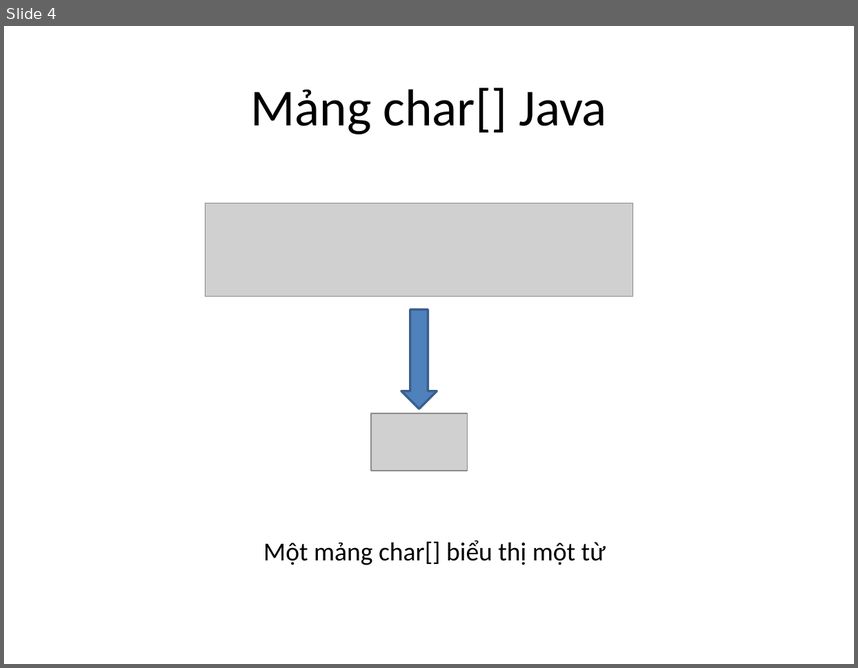
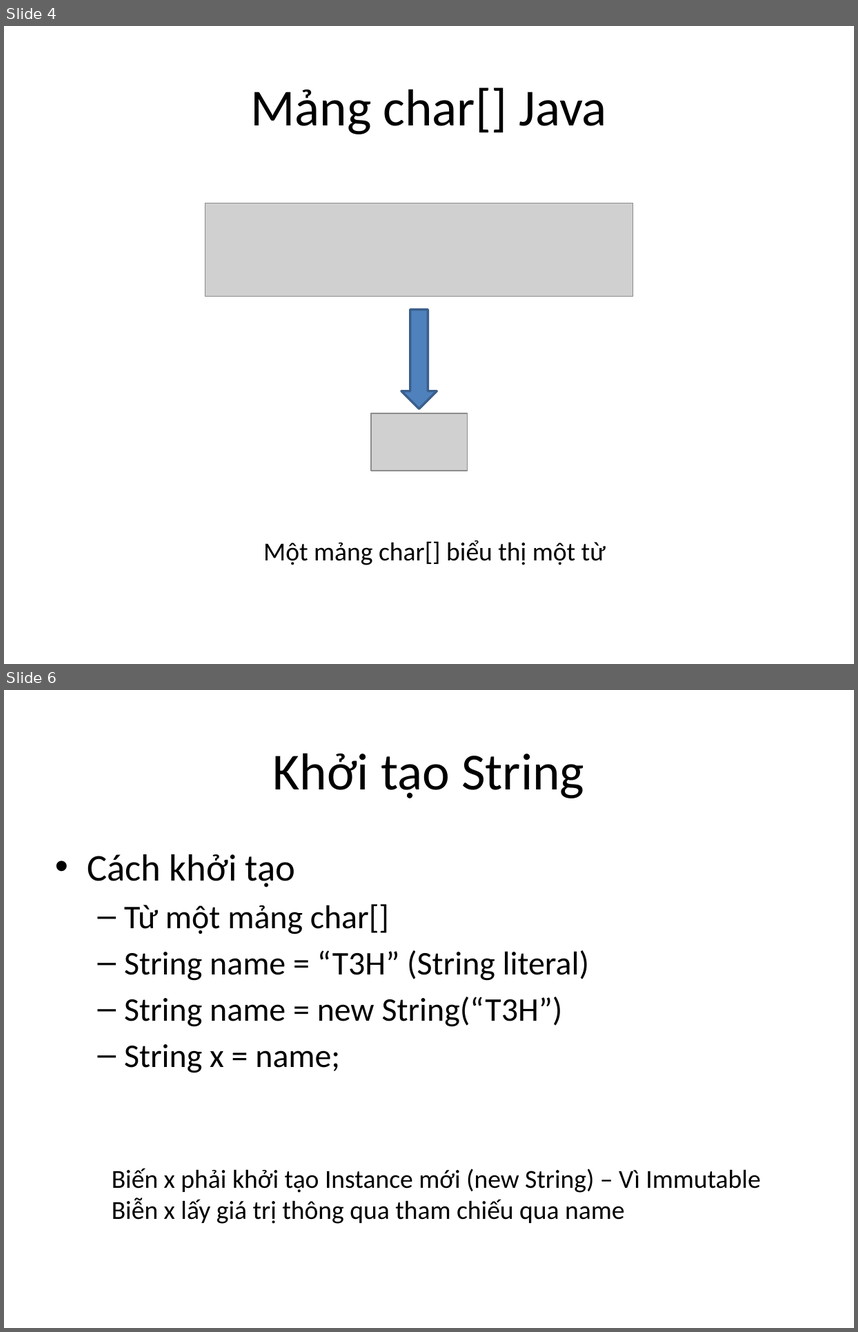
Before and after one commit to phithanh97cs/T3H, a slide deck: 3. Back-end/1. JavaCore/5. String, String Builder, String Buffer.pptx. Shown one above the other, each under a label of ours: slide 4 before the commit, slides 4 and 6 after it; the slides between them are not shown. The pictures are 858x668 and 858x1332 pixels, drawn with LibreOffice and Linux fonts; fonts in the diff are those of the drawing; grey boxes stand for pictures. Boxes give left, top, right and bottom in pixels: in the first picture for what was removed or moved away, otherwise in the second. Text is boxed around its words. In the diff, an @@ line names an element or a change of style, - is before the commit and + after.

```diff
--- a/3. Back-end/1. JavaCore/5. String, String Builder, String Buffer.pptx
+++ b/3. Back-end/1. JavaCore/5. String, String Builder, String Buffer.pptx
@@ slide 6 added at (4, 690, 854, 1328), background #FFFFFF @@
@@ title added at (273, 753, 584, 798), 44 pt, text #000000 @@
+Khởi tạo String
@@ text added at (87, 854, 589, 1073), 28 pt, text #000000 @@
+• Cách khởi tạo
+  – Từ một mảng char[]
+  – String name = “T3H” (String literal)
+  – String name = new String(“T3H”)
+  – String x = name;
@@ text added at (112, 1167, 760, 1223), 22 pt, text #000000 @@
+Biến x phải khởi tạo Instance mới (new String) – Vì Immutable
+Biễn x lấy giá trị thông qua tham chiếu qua name
```
Also in this commit, not shown: 1 slide changed, 1 other slide added, 1 slide removed.
